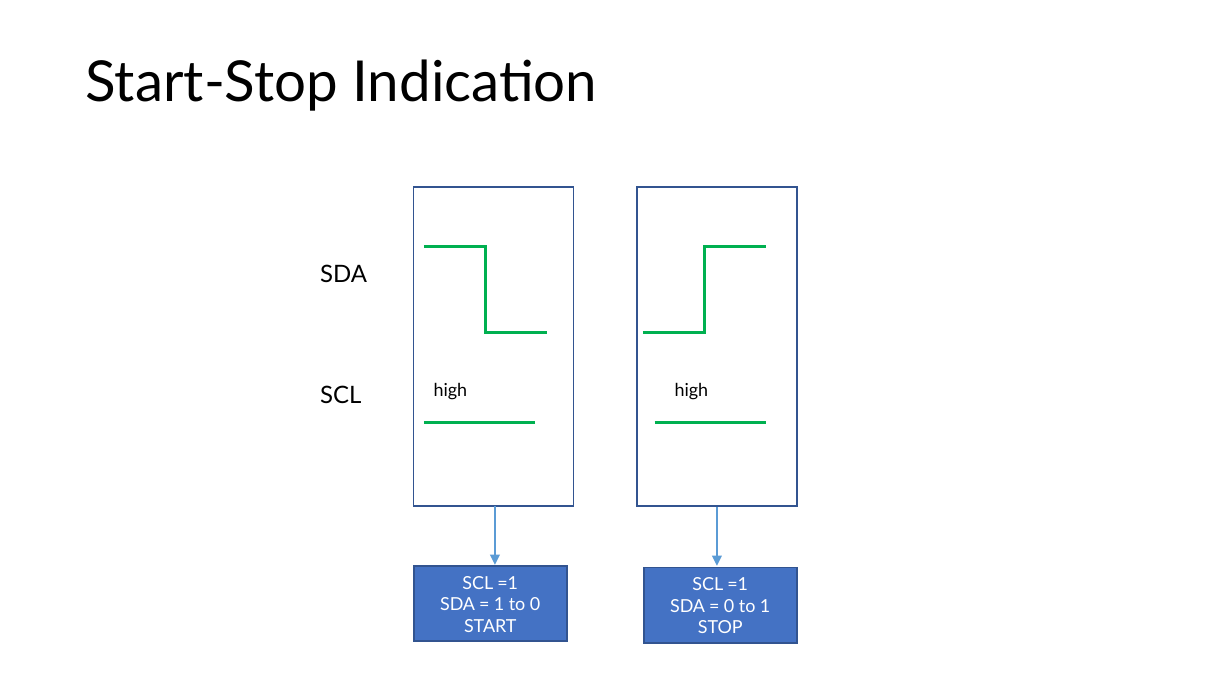
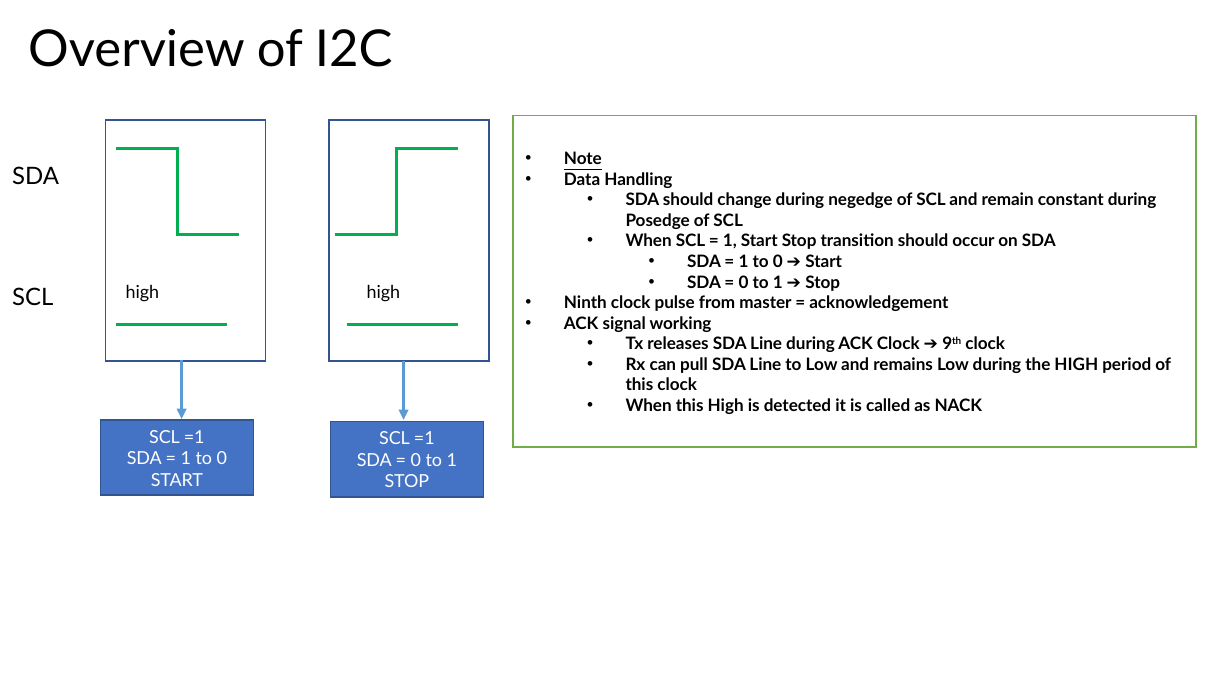
Before and after one commit to Akhila96Rao/FPGA-Project, a slide deck: slide 2 of I2C/I2C_implementation_Summary.pptx. Drawn at 1232x693 pixels with LibreOffice and Linux fonts; fonts in the diff are those of the drawing. Boxes give left, top, right and bottom in pixels: in the first picture for what was removed or moved away, otherwise in the second. Text is boxed around its words. In the diff, an @@ line names an element or a change of style, - is before the commit and + after.

Commit message:
Stop signal corrections added and final result updated in ppt

```diff
--- a/I2C/I2C_implementation_Summary.pptx
+++ b/I2C/I2C_implementation_Summary.pptx
@@ title at (x1=28, y1=29, x2=393, y2=67): text changed; size 33 to 29.7 pt @@
-Start-Stop Indication
+Overview of I2C
@@ rectangle added at (x1=514, y1=116, x2=1196, y2=447), fill #FFFFFF, outline #70AD47 1 pt, 10 pt, text #000000, bold @@
+• Note
+• Data Handling
+  • SDA should change during negedge of SCL and remain constant during Posedge of SCL
+  • When SCL = 1, Start Stop transition should occur on SDA
+    • SDA = 1 to 0 ➔ Start
+    • SDA = 0 to 1 ➔ Stop
+• Ninth clock pulse from master = acknowledgement
+• ACK signal working
+  • Tx releases SDA Line during ACK Clock ➔ 9th clock
+  • Rx can pull SDA Line to Low and remains Low during the HIGH period of this clock
+  • When this High is detected it is called as NACK
@@ rectangle resized from (x1=414, y1=187, x2=574, y2=506) to (x1=106, y1=121, x2=266, y2=361) @@
@@ rectangle resized from (x1=637, y1=187, x2=797, y2=506) to (x1=329, y1=121, x2=489, y2=361) @@
@@ 2 elbow lines, 1 text moved together from (x1=320, y1=246, x2=766, y2=404) to (x1=12, y1=149, x2=458, y2=306) @@
@@ 3 texts, 2 lines moved together from (x1=320, y1=264, x2=766, y2=423) to (x1=12, y1=166, x2=458, y2=325) @@
@@ 2 rectangles, 2 arrows moved together from (x1=414, y1=506, x2=796, y2=643) to (x1=100, y1=360, x2=483, y2=496) @@
```
Also in this commit, not shown: 1 other slide changed, 4 slides added, 2 other files.
